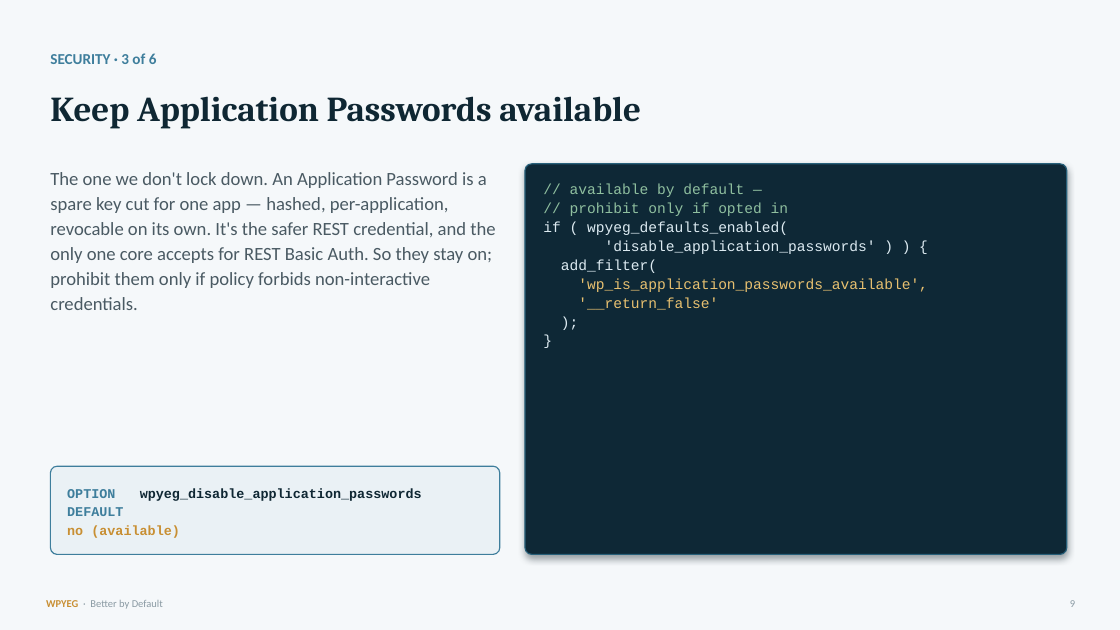
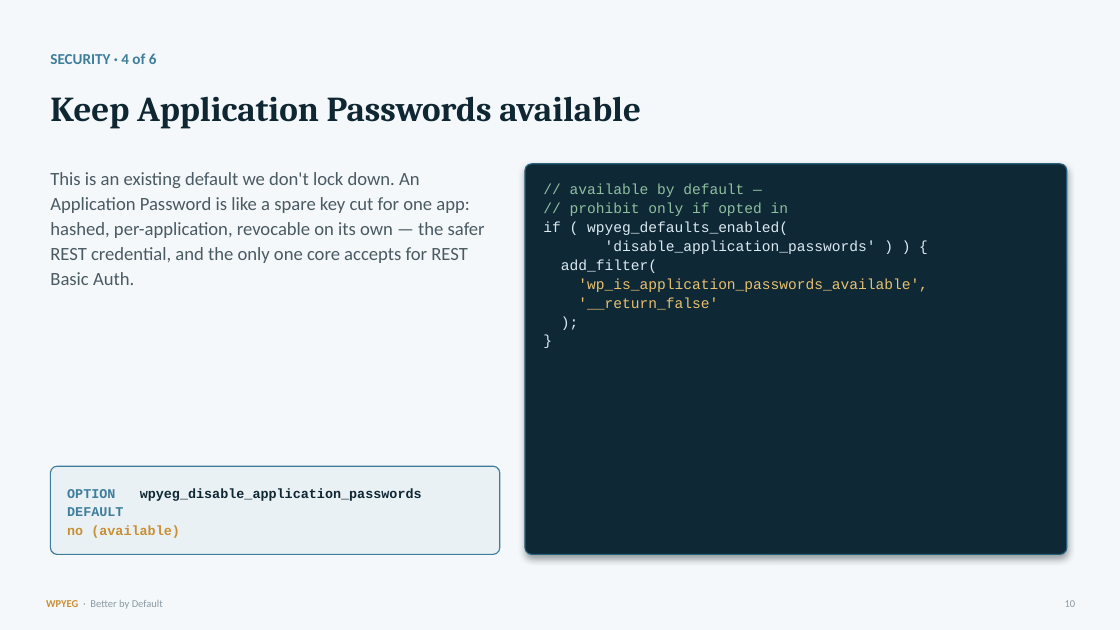
Before and after one commit to WPYEG/Better-by-Default, a slide deck: slide 10 of workshop/Better-by-Default.pptx (slide 9 before the commit). Drawn at 1120x630 pixels with LibreOffice and Linux fonts; fonts in the diff are those of the drawing. Boxes give left, top, right and bottom in pixels: in the first picture for what was removed or moved away, otherwise in the second. Text is boxed around its words. In the diff, an @@ line names an element or a change of style, - is before the commit and + after.

```diff
--- a/workshop/Better-by-Default.pptx
+++ b/workshop/Better-by-Default.pptx
@@ text at (50,53,157,64): text changed @@
-SECURITY · 3 of 6
+SECURITY · 4 of 6
@@ text at (50,172,485,285): text changed @@
-The one we don't lock down. An Application Password is a spare key cut for one app — hashed, per-application, revocable on its own. It's the safer REST credential, and the only one core accepts for REST Basic Auth. So they stay on; prohibit them only if policy forbids non-interactive credentials.
+This is an existing default we don't lock down. An Application Password is like a spare key cut for one app: hashed, per-application, revocable on its own — the safer REST credential, and the only one core accepts for REST Basic Auth.
@@ text at (1065,600,1076,607): text changed @@
-9
+10
```
Also in this commit, not shown: 20 other slides changed, 11 other files.
